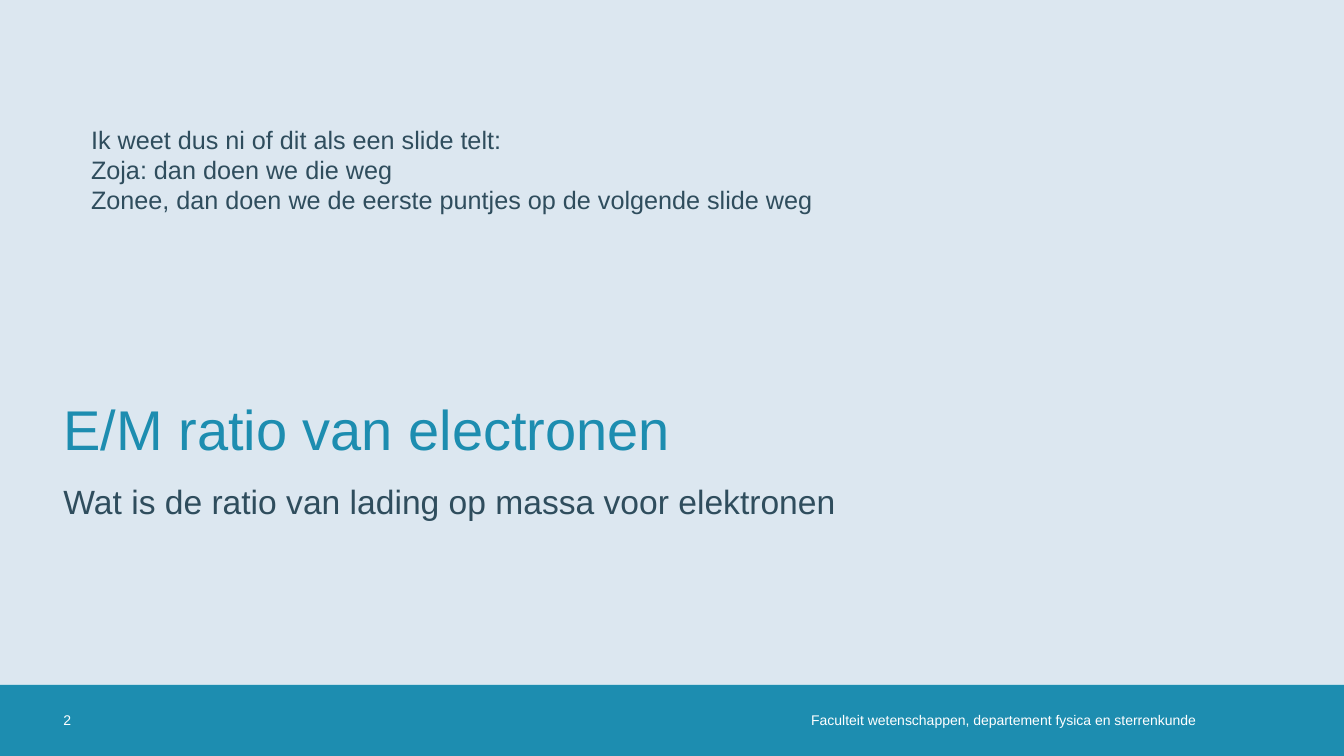
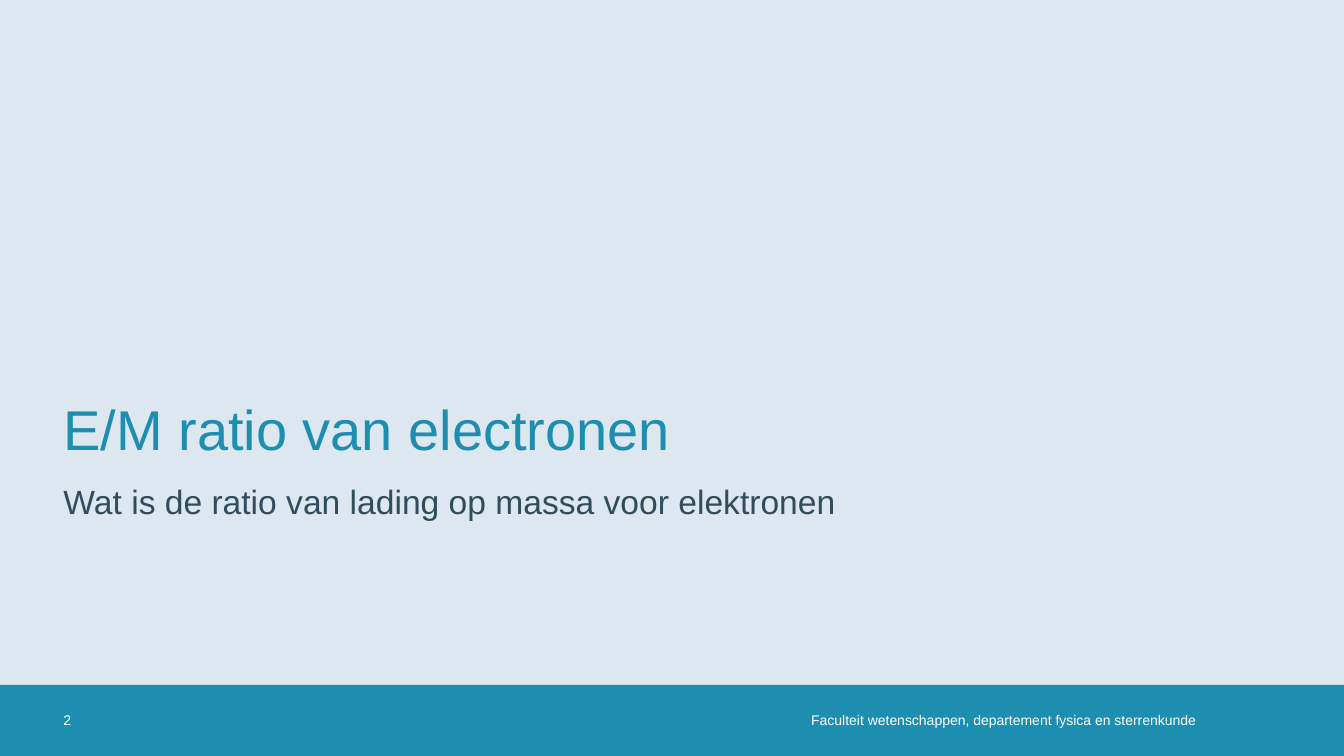
Before and after one commit to MathiMuts/Experimentele, a slide deck: slide 2 of Practicum13_(Advanced_2)/Geavanceerde-proeven.pptx. Drawn at 1344x756 pixels with LibreOffice and Linux fonts; fonts in the diff are those of the drawing; background and template pictures are left out. Boxes give left, top, right and bottom in pixels: in the first picture for what was removed or moved away, otherwise in the second. Text is boxed around its words. In the diff, an @@ line names an element or a change of style, - is before the commit and + after.

```diff
--- a/Practicum13_(Advanced_2)/Geavanceerde-proeven.pptx
+++ b/Practicum13_(Advanced_2)/Geavanceerde-proeven.pptx
@@ text removed at <box>91,130,812,215</box> @@
-Ik weet dus ni of dit als een slide telt:
-Zoja: dan doen we die weg
-Zonee, dan doen we de eerste puntjes op de volgende slide weg
```
Also in this commit, not shown: 2 other slides changed, 4 slides added.
